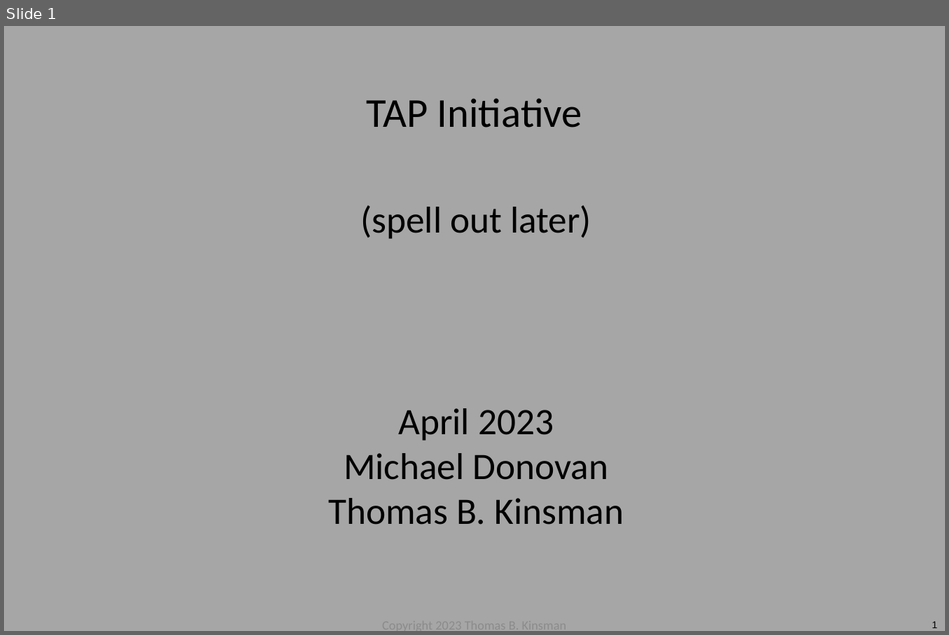
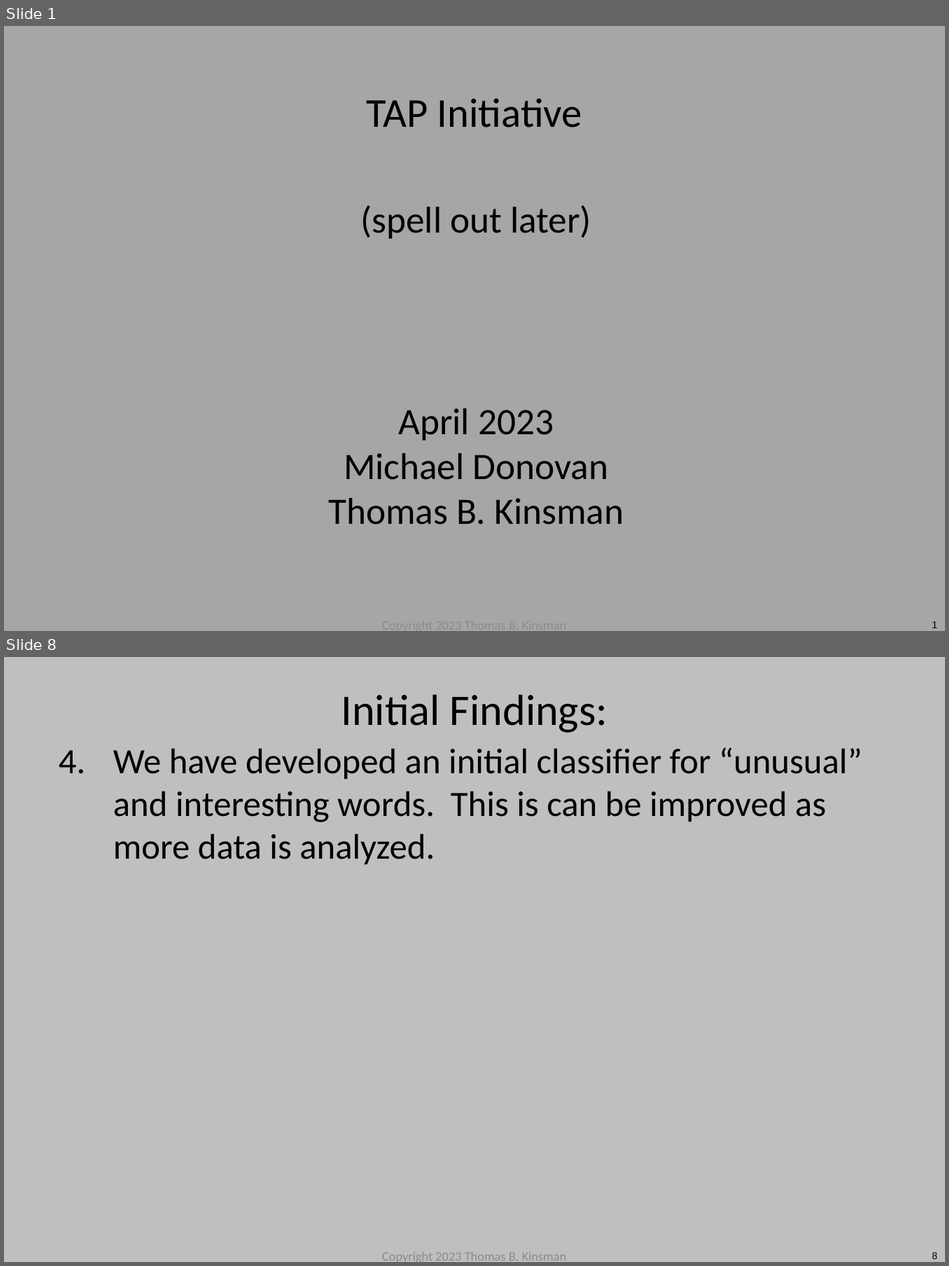
Before and after one commit to mpdnes/transcript-analysis-pipeline, a slide deck: DOODLES_and_NOTES/FLOW__DIAGRAM__for_TAP_v10.pptx. Shown one above the other, each under a label of ours: slide 1 before the commit, slides 1 and 8 after it; the slides between them are not shown. The pictures are 949x635 and 949x1266 pixels, drawn with LibreOffice and Linux fonts; fonts in the diff are those of the drawing. Boxes give left, top, right and bottom in pixels: in the first picture for what was removed or moved away, otherwise in the second. Text is boxed around its words. In the diff, an @@ line names an element or a change of style, - is before the commit and + after.

```diff
--- a/DOODLES_and_NOTES/FLOW__DIAGRAM__for_TAP_v10.pptx
+++ b/DOODLES_and_NOTES/FLOW__DIAGRAM__for_TAP_v10.pptx
@@ slide 8 added at [4, 657, 945, 1262], background #BFBFBF @@
@@ title added at [341, 694, 607, 733], 46.7 pt, text #000000 @@
+Initial Findings:
@@ text added at [113, 747, 862, 864], 38.1 pt, text #000000 @@
+4. We have developed an initial classifier for “unusual” and interesting words. This is can be improved as more data is analyzed.
@@ text added at [382, 1252, 567, 1262], 13.8 pt, text #8C8C8C @@
+Copyright 2023 Thomas B. Kinsman
@@ page number added at [931, 1252, 937, 1259], 10.6 pt, text #000000 @@
+8
```
Also in this commit, not shown: 2 slides changed, 4 other slides added, 16 other files.
